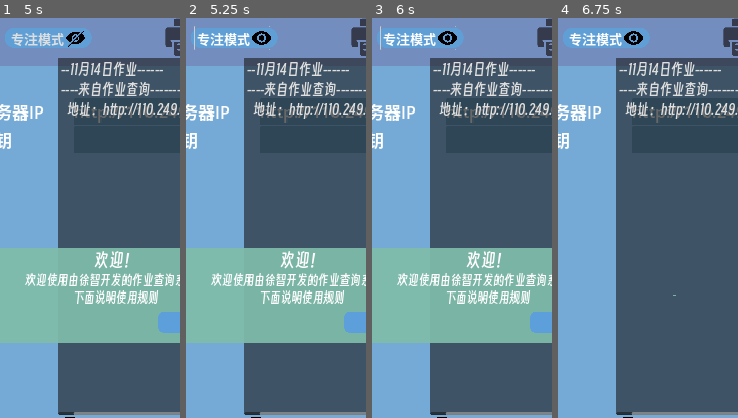
Above: before the commit, frames 1-4 (left to right).
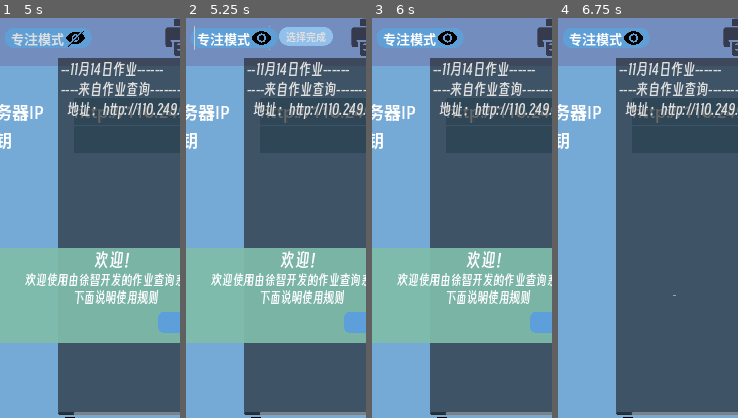
Above: after the commit, the same moments.

Repository: xingguix/HomeworkTracker
Game: Godot game, scene res://UI/mainUI.tscn
The game is run twice, just before and just after one commit, with the same random seed, the same clock (stepped at 60 frames per second) and the same inputs.
Inputs (mouse positions are % of the whole screen's width and height, from its top left):
- Up to frame 1 (5 s): click (68, 3) at 0.5 s; click (81, 3) at 1.25 s; click (94, 3) at 2 s; click (63, 16) at 2.77 s; type "12" at 2.85 s; click "复制成功!" at 3.5 s; click "编辑" at 4.25 s
- Up to frame 2 (5.25 s): click "专注模式" at 5 s
- Up to frame 3 (6 s): click (50, 3) at 5.75 s, where only the run after the commit has a clickable "选择完成"
- Up to frame 4 (6.75 s): click "确认" at 6.5 s
The pictures show only the part of the screen within x 17-67%, y 0-50%; the shares and areas given below are measured in that part.

Frame 1 is identical in both runs. In frame 2, 1.3% of the frame differs, in the area x 51-82%, y 2-7%; in frame 3, less than 0.1%; in frame 4, nothing differs.
Error before the commit: Out of bounds get index '0' (on base: 'Array') (res://UI/整体.gd:220)

Commit message:
完成选择功能

Diff:
--- a/UI/mainUI.tscn
+++ b/UI/mainUI.tscn
@@ -27,6 +27,13 @@
 
 [sub_resource type="StyleBoxTexture" id="StyleBoxTexture_effo6"]
 texture = ExtResource("3_i5467")
+
+[sub_resource type="StyleBoxFlat" id="StyleBoxFlat_y1a7t"]
+bg_color = Color(0.563867, 0.751736, 0.920028, 1)
+corner_radius_top_left = 30
+corner_radius_top_right = 30
+corner_radius_bottom_right = 30
+corner_radius_bottom_left = 30
 
 [sub_resource type="StyleBoxFlat" id="StyleBoxFlat_fsgpa"]
 bg_color = Color(0.237966, 0.482721, 0.634604, 0.705882)
@@ -128,11 +135,12 @@
 vertical_scroll_mode = 2
 metadata/_edit_use_anchors_ = true
 
-[node name="整体" parent="Panel/VBoxContainer/ScrollContainer" node_paths=PackedStringArray("particle", "default_duetime_input") instance=ExtResource("4_ualae")]
+[node name="整体" parent="Panel/VBoxContainer/ScrollContainer" node_paths=PackedStringArray("particle", "default_duetime_input", "selecting_button") instance=ExtResource("4_ualae")]
 unique_name_in_owner = true
 layout_mode = 2
 particle = NodePath("../../../../Particle")
 default_duetime_input = NodePath("../../DefaultDueTimeInput")
+selecting_button = NodePath("../../../../TopBar/FinishSelecting")
 
 [node name="TopBar" type="Control" parent="."]
 layout_mode = 1
@@ -227,6 +235,24 @@
 offset_right = 455.0
 offset_bottom = 99.0
 text = "专注模式"
+
+[node name="FinishSelecting" type="Button" parent="TopBar"]
+visible = false
+layout_mode = 1
+anchors_preset = 8
+anchor_left = 0.5
+anchor_top = 0.5
+anchor_right = 0.5
+anchor_bottom = 0.5
+offset_left = -81.0
+offset_top = -28.0
+offset_right = 81.0
+offset_bottom = 28.0
+grow_horizontal = 2
+grow_vertical = 2
+theme_override_font_sizes/font_size = 30
+theme_override_styles/normal = SubResource("StyleBoxFlat_y1a7t")
+text = "选择完成"
 
 [node name="SettingPanel" parent="." instance=ExtResource("13_difud")]
 visible = false
--- a/UI/整体.gd
+++ b/UI/整体.gd
@@ -7,7 +7,7 @@
 @onready var v_scroll_bar: VScrollBar = get_parent().get_v_scroll_bar()
 @export var particle: CPUParticles2D
 @export var default_duetime_input: LineEdit
-
+@export var selecting_button: Button
 #@export var edit_mode_control: Control
 #@onready var defualt_duetime_control: Control = edit_mode_control.defualt_duetime_editer
 
@@ -211,6 +211,59 @@
 	if focusing:
 		focus()
 
+func parse_with_state() -> Array:
+	var with_states: Array = parse()
+	#print(with_states)
+	for i in get_subject_fields():
+		var subject_dic: Dictionary
+		for j in with_states:
+			if i.subject_name == j["subject"]:
+				subject_dic = j
+				break
+		var state_array: Array = []
+		for index in range(len(subject_dic["contents"])):
+			# 再找到对应的task
+			var task: Task
+			for j in i.get_tasks():
+				var j_text = j.parse()
+				var dic_text = subject_dic["contents"][index]
+				if j_text == dic_text:
+					task = j
+			# 终于开始记录了
+			state_array.append(task.state)
+		subject_dic["states"] = state_array
+		with_states.append(subject_dic)
+	return with_states
+
+func select_task() -> Array:
+	selecting_button.show()
+	# 先保存目前任务状态
+	var former_state := parse_with_state()
+	for i in get_tasks():
+		# 然后让所有状态都为未完成
+		i.state = false
+	# 等待选择完成按钮的按下
+	await selecting_button.pressed
+	selecting_button.hide()
+	var selected_tasks: Array
+	for i in get_tasks():
+		if i.state:
+			selected_tasks.append(i)
+	# 再还原回来
+	for i in get_subject_fields():
+		var subject_former_state: Dictionary
+		for j in former_state:
+			# 是叫 "subject"吧
+			if j["subject"] == i.subject_name:
+				subject_former_state = j
+				break
+		for index in range(len(subject_former_state["contents"])):
+			for task in i.get_tasks():
+				if task.parse() == subject_former_state["contents"][index]:
+					var task_state: bool =  subject_former_state["states"][index]
+					task.state = task_state
+	return selected_tasks
+
 func show_tasks() -> void:
 	for i in get_tasks():
 		i.show()
@@ -224,9 +277,10 @@
 	return difference
 
 func focus_toggle(enable: bool) -> void:
-	focusing = enable
-	if not enable:
-		show_tasks()
+	#focusing = enable
+	#if not enable:
+		#show_tasks()
+	select_task()
 
 func focus() -> void:
 	var least_difference_number := least_difference()
Not shown: 1 places in UI/mainUI.tscn that only renumber resources
